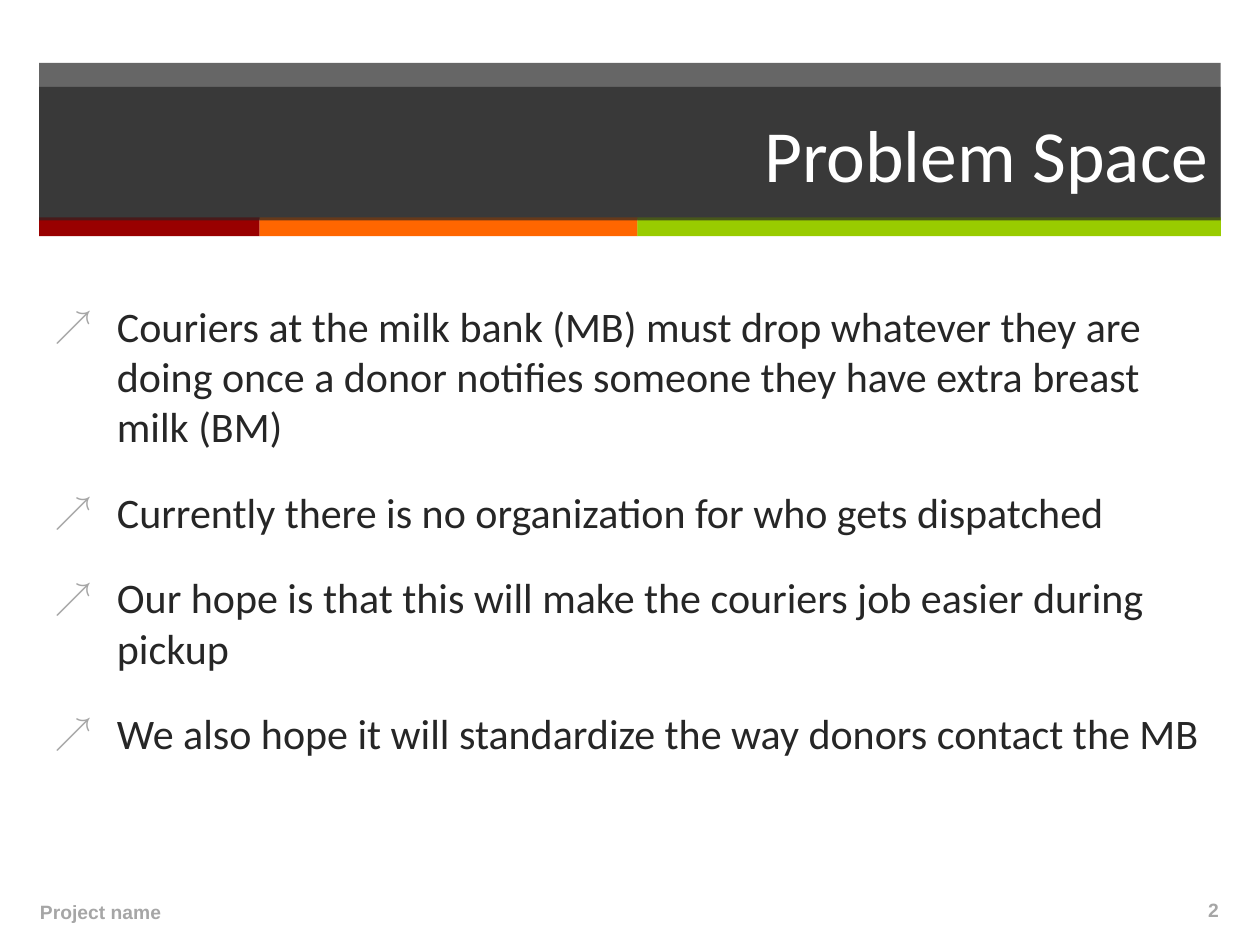
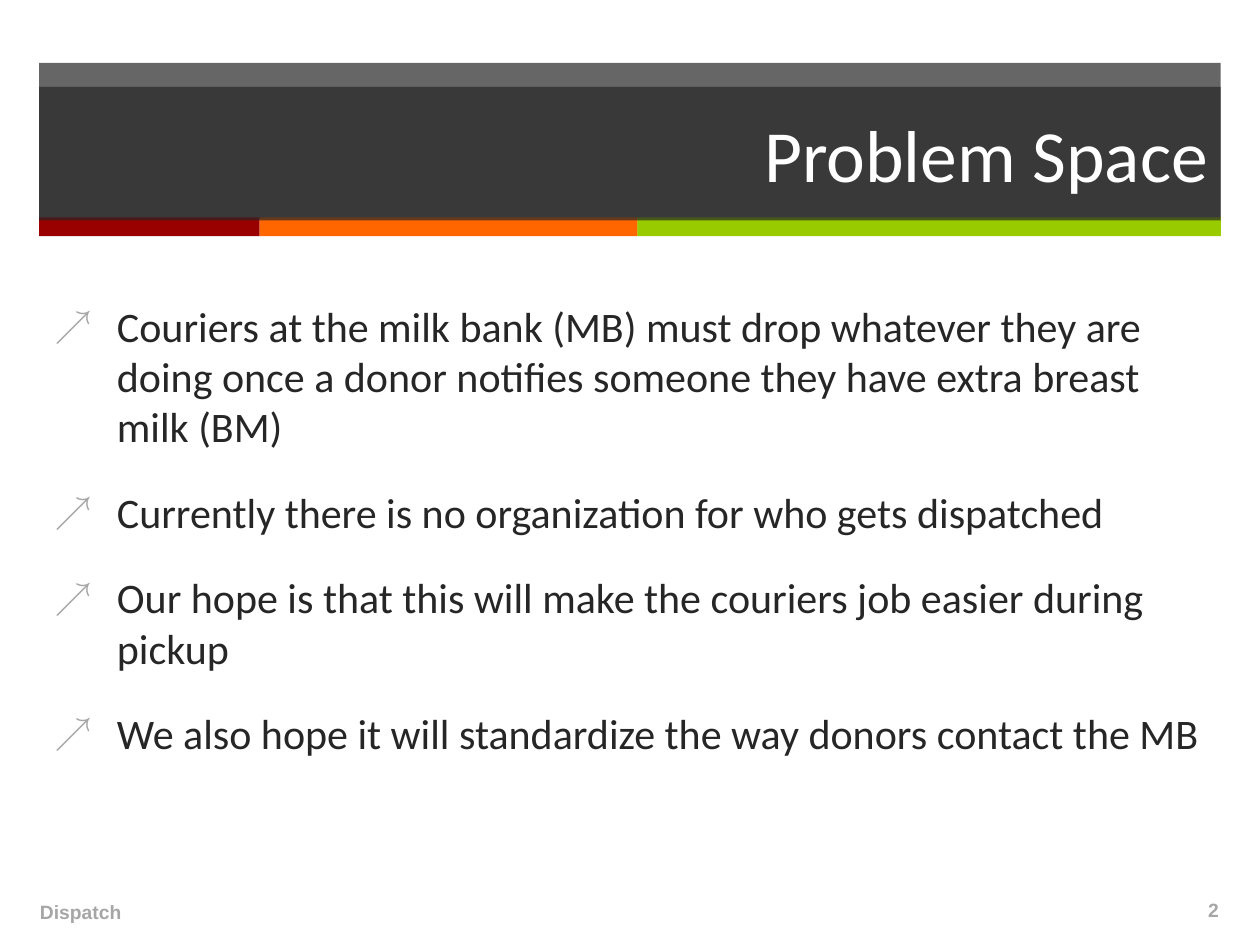
Before and after one commit to japacible/milk-banking-dispatch, a slide deck: slide 2 of presentations/presentation-draft-due-3-6.ppt. Drawn at 1260x945 pixels with LibreOffice and Linux fonts; fonts in the diff are those of the drawing. Boxes give left, top, right and bottom in pixels: in the first picture for what was removed or moved away, otherwise in the second. Text is boxed around its words. In the diff, an @@ line names an element or a change of style, - is before the commit and + after.

```diff
--- a/presentations/presentation-draft-due-3-6.ppt
+++ b/presentations/presentation-draft-due-3-6.ppt
@@ text at (40,905,121,923): text changed @@
-Project name
+Dispatch
```
Also in this commit, not shown: 6 other slides changed, 3 slides added, 3 slides removed, 2 other files.
